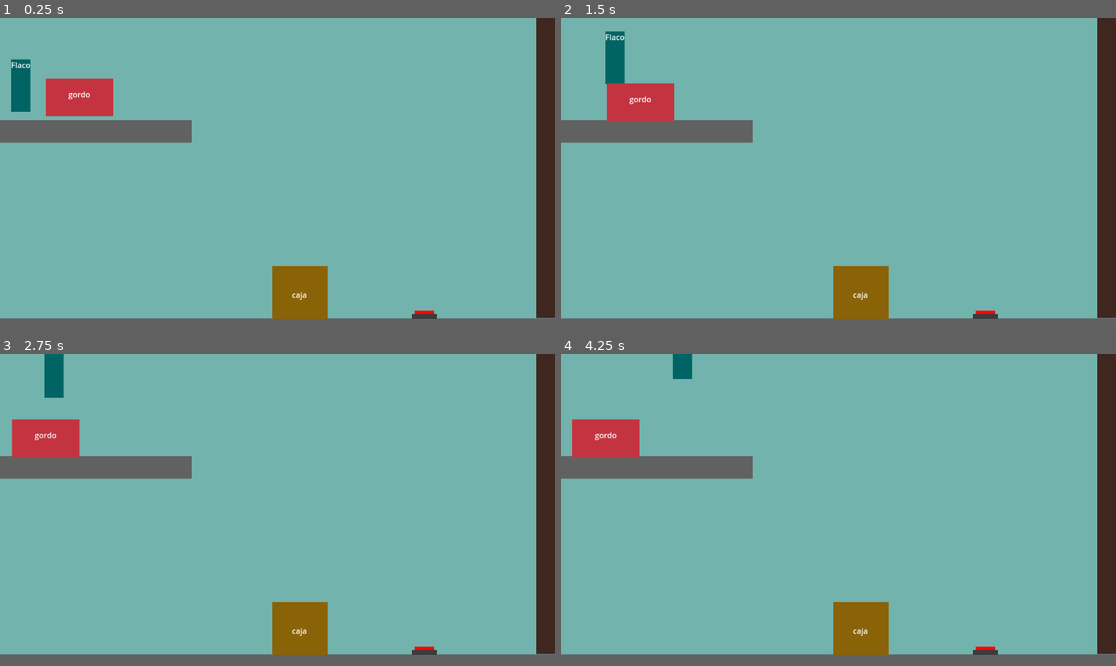
Above: before the commit, frames 1-4 (two rows, left to right).
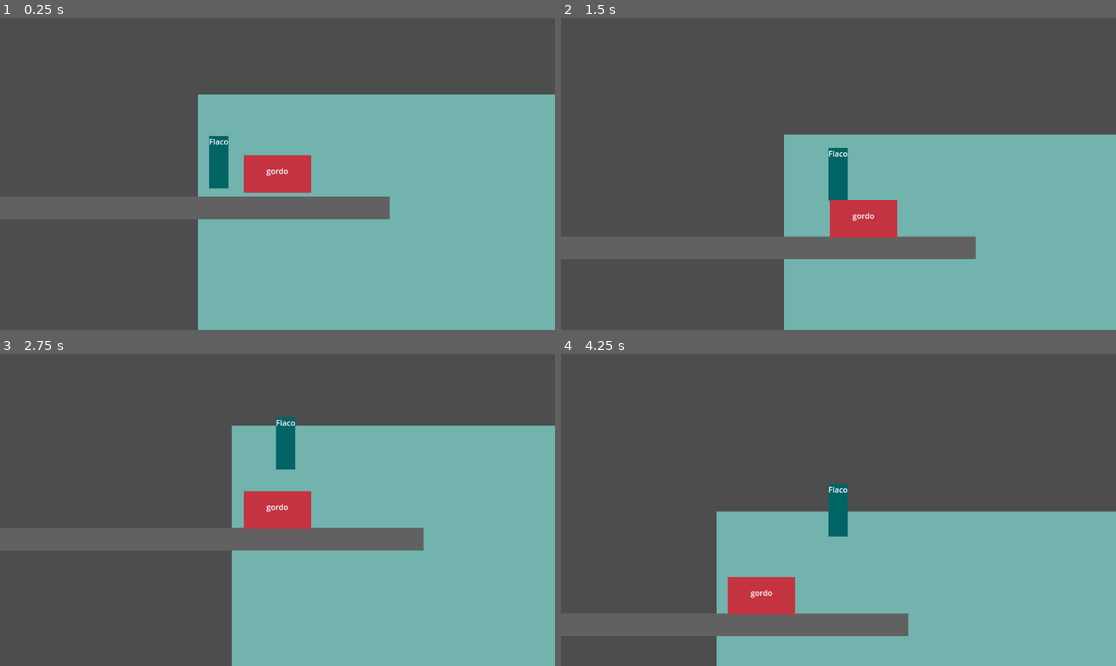
Above: after the commit, the same moments.

Repository: MauroCastro1705/DUO-proyecto-gestion
Game: Godot game, scene res://Levels/stage-prueba.tscn
Same seed, same stepped clock (60 frames per second), same inputs: the game is played once before the commit and once after it. This scene is started directly instead of the project's main scene.
Inputs (mouse positions are in pixels of both pictures, inside the frame that each line leads up to):
- Up to frame 1 (0.25 s): no input
- Up to frame 2 (1.5 s): tap Enter at 0.5 s; move the mouse to (960, 158) at 0.52 s; hold D (derecha) 0.53-1.25 s; hold Q (cambiar) 0.53-1.25 s; click (960, 158) at 0.67 s; tap Space (salto) at 0.77 s; drag from (727, 189) to (982, 311) at 1.27 s
- Up to frame 3 (2.75 s): tap Space (salto) at 2 s; move the mouse to (333, 441) at 2.02 s; hold A (izquierda) from 2.03 s (still down); hold Q (cambiar) from 2.03 s (still down)
- Up to frame 4 (4.25 s): release A (izquierda) at 2.75 s; release Q (cambiar) at 2.75 s; drag from (810, 572) to (672, 463) at 2.77 s; tap Enter at 3.5 s; move the mouse to (1005, 556) at 3.52 s; hold D (derecha) from 3.53 s (still down); hold Q (cambiar) from 3.53 s (still down); tap U at 3.6 s; tap Space (salto) at 3.77 s

The runs differ from the first frame. In frame 1, 59% of the frame differs, in the area x 0-100%, y 0-100%; in frame 2, 69%; in frame 3, 62%; in frame 4, 71%.

Commit message:
2 players camera

Diff:
--- a/Levels/stage_prueba.gd
+++ b/Levels/stage_prueba.gd
@@ -6,6 +6,7 @@
 @onready var posicionPuertaInicial = %puerta.global_position.y
 var posicionPuertaFinal = -102
 var is_moved: bool = false
+
 func _ready() -> void:
 	# Referencias a los personajes
 	player1 = %Gordo
@@ -13,7 +14,9 @@
 	active_player = player1
 	player1.is_active = true
 	player2.is_active = false  # Inicia desactivado
-
+		# Activar la cámara del jugador activo
+	player1.get_node("Camera2D").enabled = true
+	player2.get_node("Camera2D").enabled = false
 
 
 func _input(event: InputEvent) -> void:
@@ -29,7 +32,9 @@
 		active_player = player1
 		player1.is_active = true
 		player2.is_active = false
-
+	# Activar la cámara del nuevo personaje activo
+	player1.get_node("Camera2D").enabled = player1.is_active
+	player2.get_node("Camera2D").enabled = player2.is_active
 
 func _on_boton_boton_pulsado() -> void:
 	if is_moved:
--- a/characters/Flaco.tscn
+++ b/characters/Flaco.tscn
@@ -25,3 +25,6 @@
 offset_right = 19.0
 offset_bottom = -31.0
 text = "Flaco"
+
+[node name="Camera2D" type="Camera2D" parent="."]
+enabled = false
--- a/characters/Gordo.tscn
+++ b/characters/Gordo.tscn
@@ -25,3 +25,6 @@
 offset_bottom = 31.0
 text = "gordo
 "
+
+[node name="Camera2D" type="Camera2D" parent="."]
+enabled = false
--- a/characters/characters_code/flaco.gd
+++ b/characters/characters_code/flaco.gd
@@ -1,10 +1,12 @@
 extends CharacterBody2D
 # Velocidad del personaje (pixeles por segundo)
-
 @export var speed: float = 200.0        # Velocidad horizontal
 @export var jump_force: float = 400.0   # Fuerza del salto
 var gravity = Global.gravity
 var is_active: bool = false  #variable para controlar si se recibe input
+
+func _ready() -> void:
+	pass
 
 func _process(delta: float) -> void:
 	var direction = Vector2.ZERO
--- a/characters/characters_code/gordo.gd
+++ b/characters/characters_code/gordo.gd
@@ -6,6 +6,8 @@
 var gravity = Global.gravity
 
 var is_active: bool = false  #variable para controlar si se recibe input
+func _ready() -> void:
+	pass
 
 func _process(delta: float) -> void:
 	var direction = Vector2.ZERO
